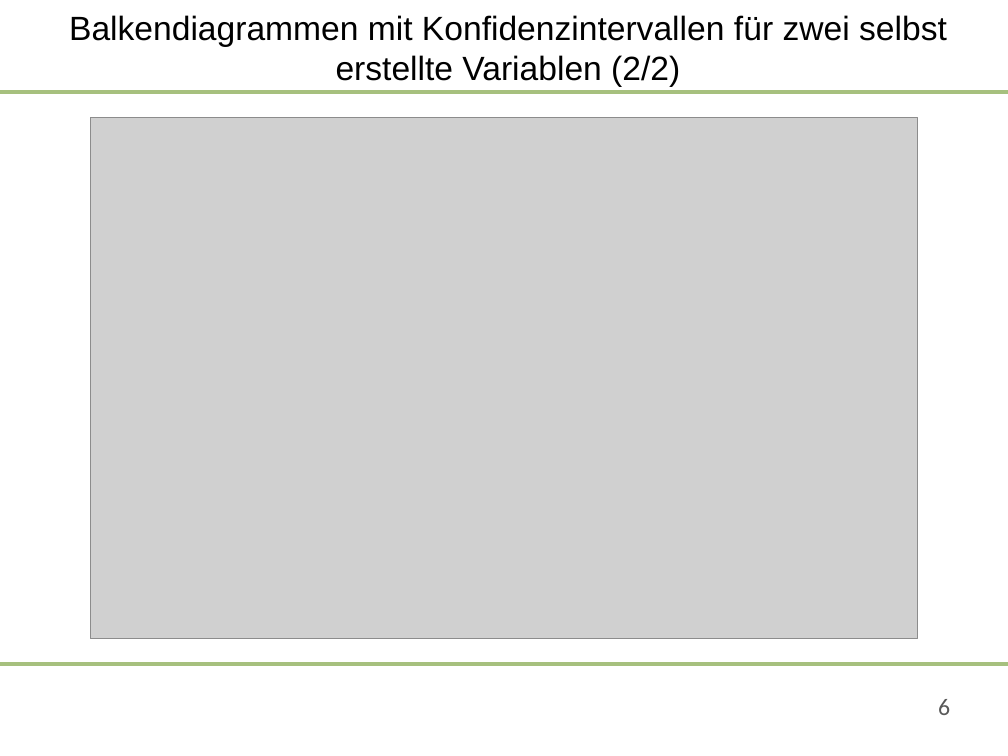
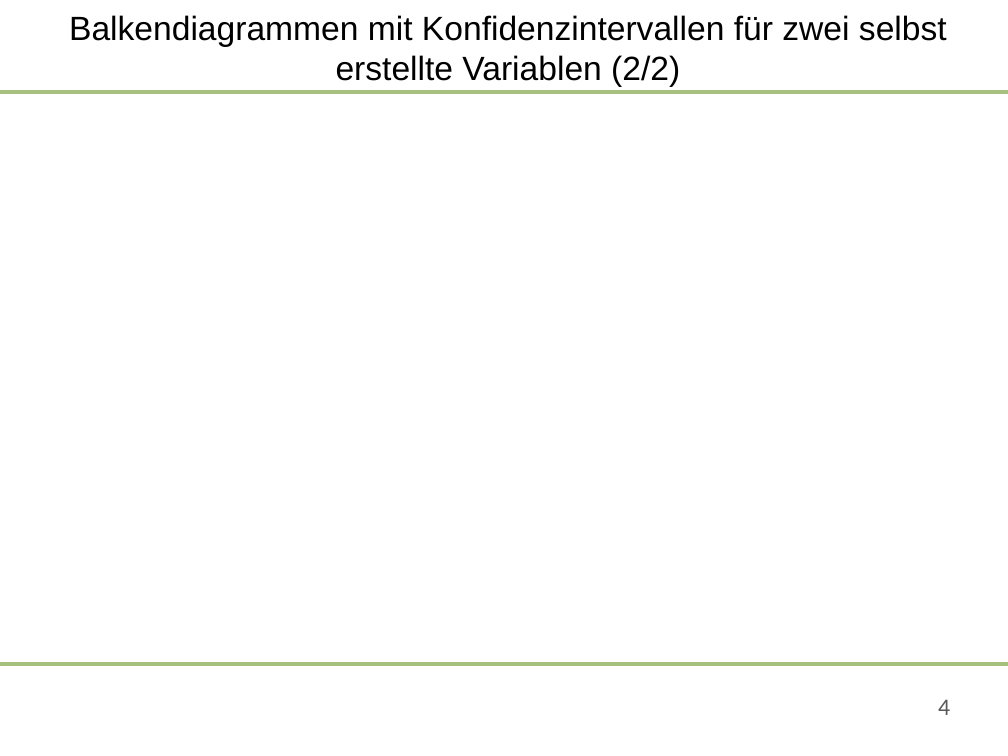
Before and after one commit to saludwig26/Data-science-Team-5-1, a slide deck: slide 4 of 09-06-2020-Präsentation_Team 5.pptx (slide 6 before the commit). Drawn at 1008x756 pixels with LibreOffice and Linux fonts; fonts in the diff are those of the drawing; grey boxes stand for pictures; background and template pictures are left out. Boxes give left, top, right and bottom in pixels: in the first picture for what was removed or moved away, otherwise in the second. Text is boxed around its words. In the diff, an @@ line names an element or a change of style, - is before the commit and + after.

```diff
--- a/09-06-2020-Präsentation_Team 5.pptx
+++ b/09-06-2020-Präsentation_Team 5.pptx
@@ picture removed at (91, 117, 918, 638) @@
@@ page number at (938, 699, 950, 715): text changed @@
-6
+4
```
Also in this commit, not shown: 6 other slides changed, 2 slides added, 1 slide removed.
